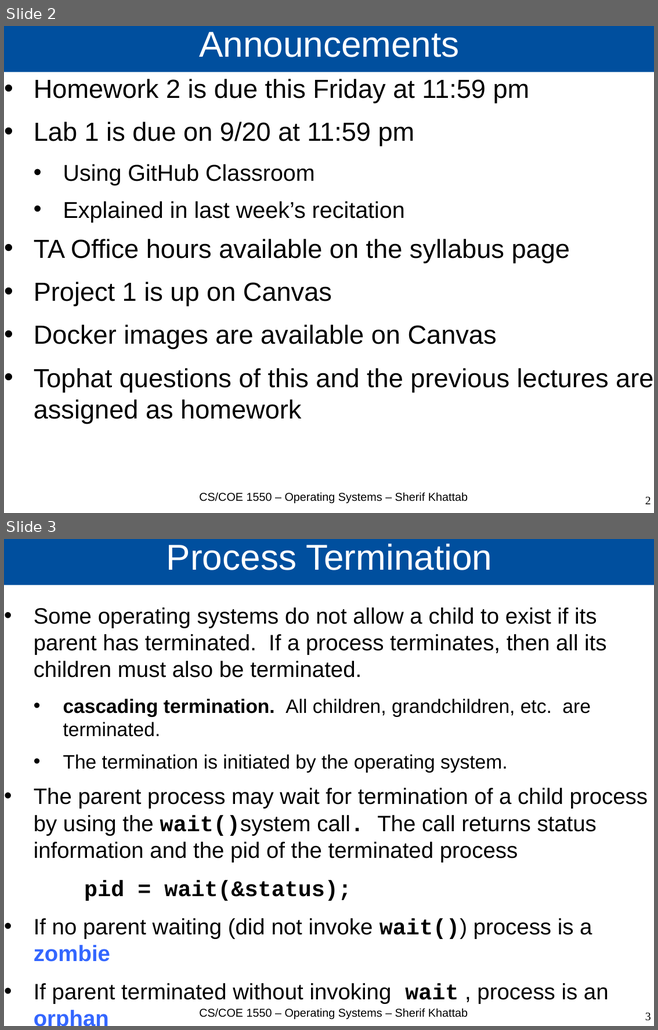
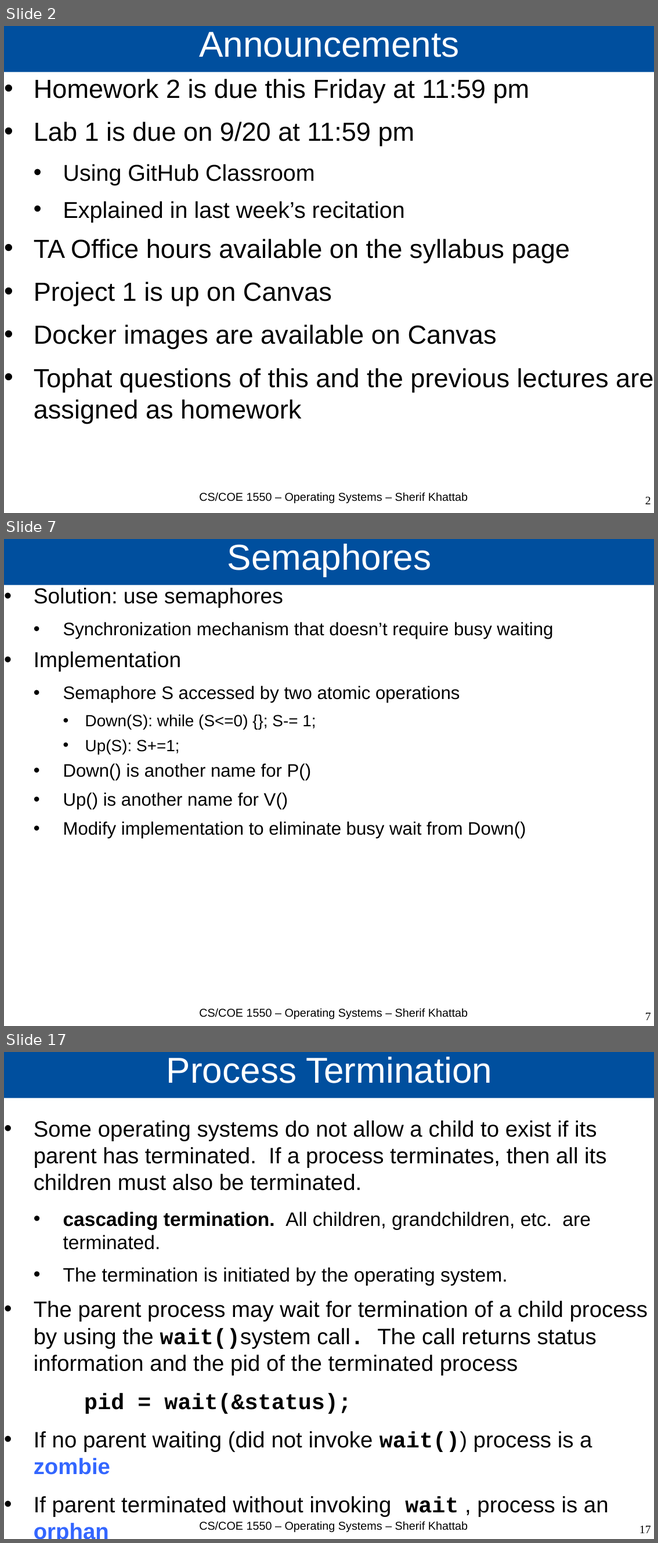
Before and after one commit to cs1550-2224/cs1550-code-handouts, a slide deck: DraftSlides/Lecture3.pptx. Shown one above the other, each under a label of ours: slides 2 and 3 before the commit, slides 2, 7 and 17 after it; the slides between them are not shown. The pictures are 658x1030 and 658x1543 pixels, drawn with LibreOffice and Linux fonts; fonts in the diff are those of the drawing. Boxes give left, top, right and bottom in pixels: in the first picture for what was removed or moved away, otherwise in the second. Text is boxed around its words. In the diff, an @@ line names an element or a change of style, - is before the commit and + after.

```diff
--- a/DraftSlides/Lecture3.pptx
+++ b/DraftSlides/Lecture3.pptx
@@ slide 7 added at bbox=[4, 539, 654, 1026], background #FFFFFF @@
@@ title added at bbox=[4, 539, 654, 585], fill #004F9E, 44 pt, text #FFFFFF @@
+Semaphores
@@ text added at bbox=[34, 588, 553, 838], 22.1 pt, text #000000 @@
+• Solution: use semaphores
+  • Synchronization mechanism that doesn’t require busy waiting
+• Implementation
+  • Semaphore S accessed by two atomic operations
+    • Down(S): while (S<=0) {}; S-= 1;
+    • Up(S): S+=1;
+  • Down() is another name for P()
+  • Up() is another name for V()
+  • Modify implementation to eliminate busy wait from Down()
@@ text added at bbox=[199, 1008, 467, 1019], 14 pt, text #000000 @@
+CS/COE 1550 – Operating Systems – Sherif Khattab
@@ page number added at bbox=[645, 1013, 651, 1020], 14 pt, text #000000 @@
+7
@@ what was slide 3 is now slide 17 @@
@@ page number at bbox=[639, 1526, 651, 1533]: text changed @@
-3
+17
```
Also in this commit, not shown: 1 slide changed, 13 other slides added, 1 other file.
